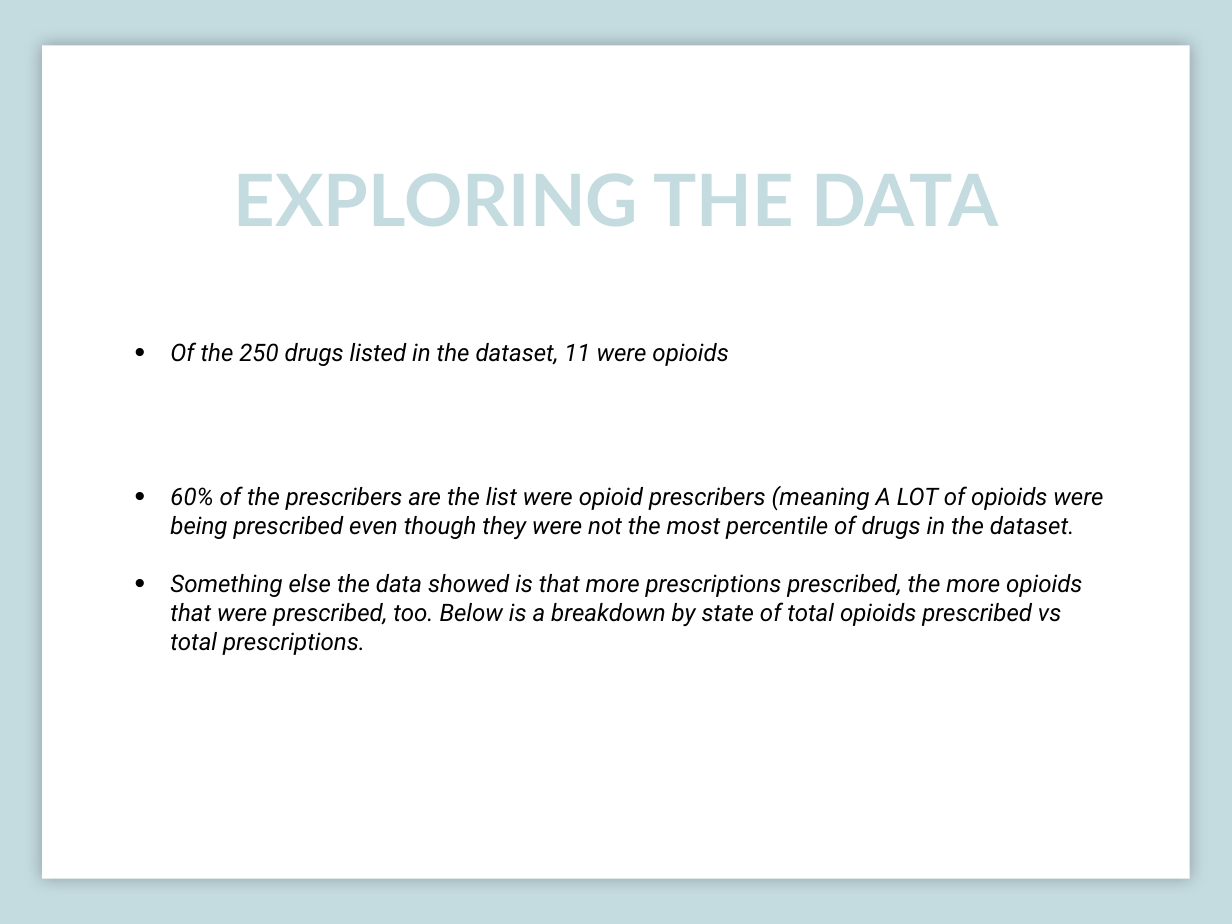
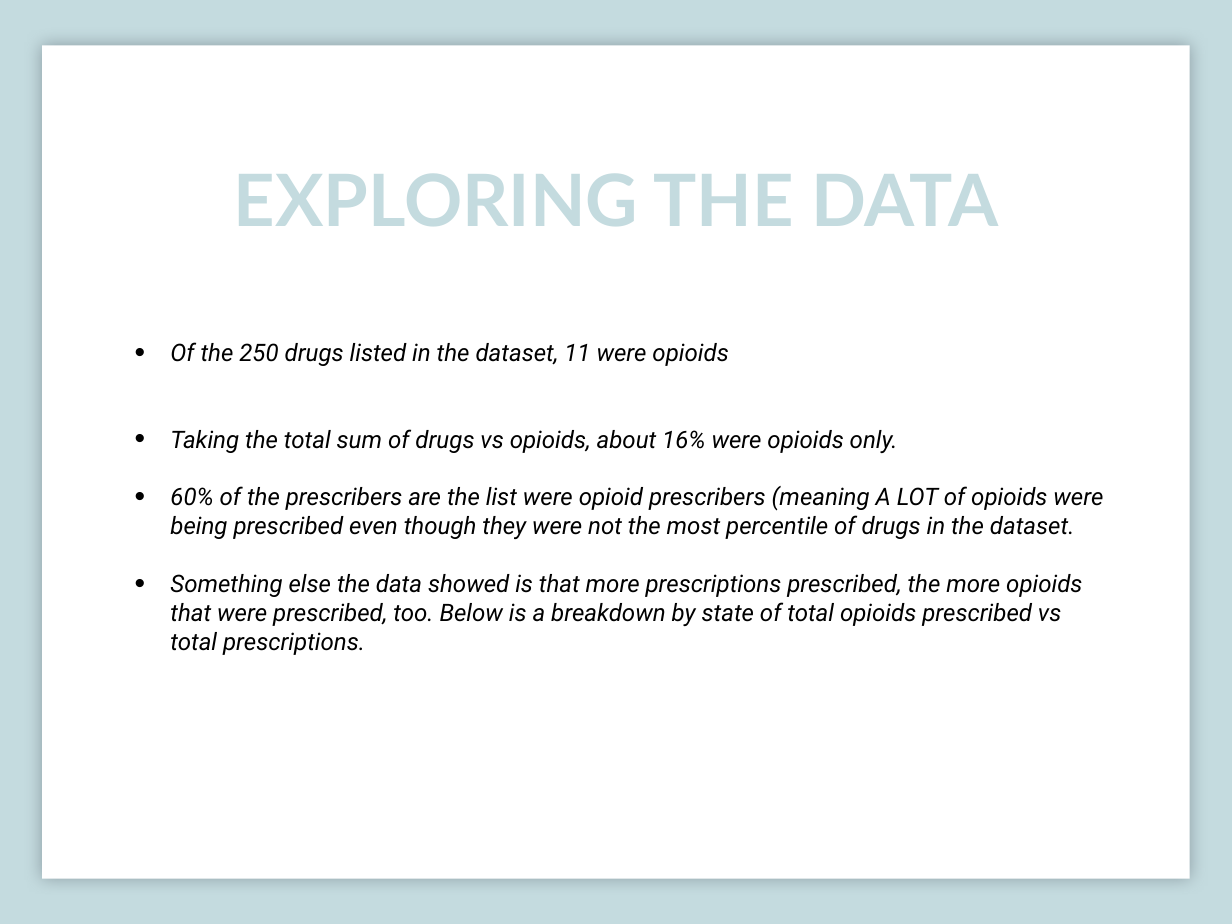
Before and after one commit to rajpatel84/capstone, a slide deck: slide 7 of Capstone.pptx (slide 9 before the commit). Drawn at 1232x924 pixels with LibreOffice and Linux fonts; fonts in the diff are those of the drawing. Boxes give left, top, right and bottom in pixels: in the first picture for what was removed or moved away, otherwise in the second. Text is boxed around its words. In the diff, an @@ line names an element or a change of style, - is before the commit and + after.

```diff
--- a/Capstone.pptx
+++ b/Capstone.pptx
@@ text at bbox=[170, 429, 898, 453]: paragraph added @@
+• Taking the total sum of drugs vs opioids, about 16% were opioids only.
```
Also in this commit, not shown: 6 other slides changed, 1 slide added.
